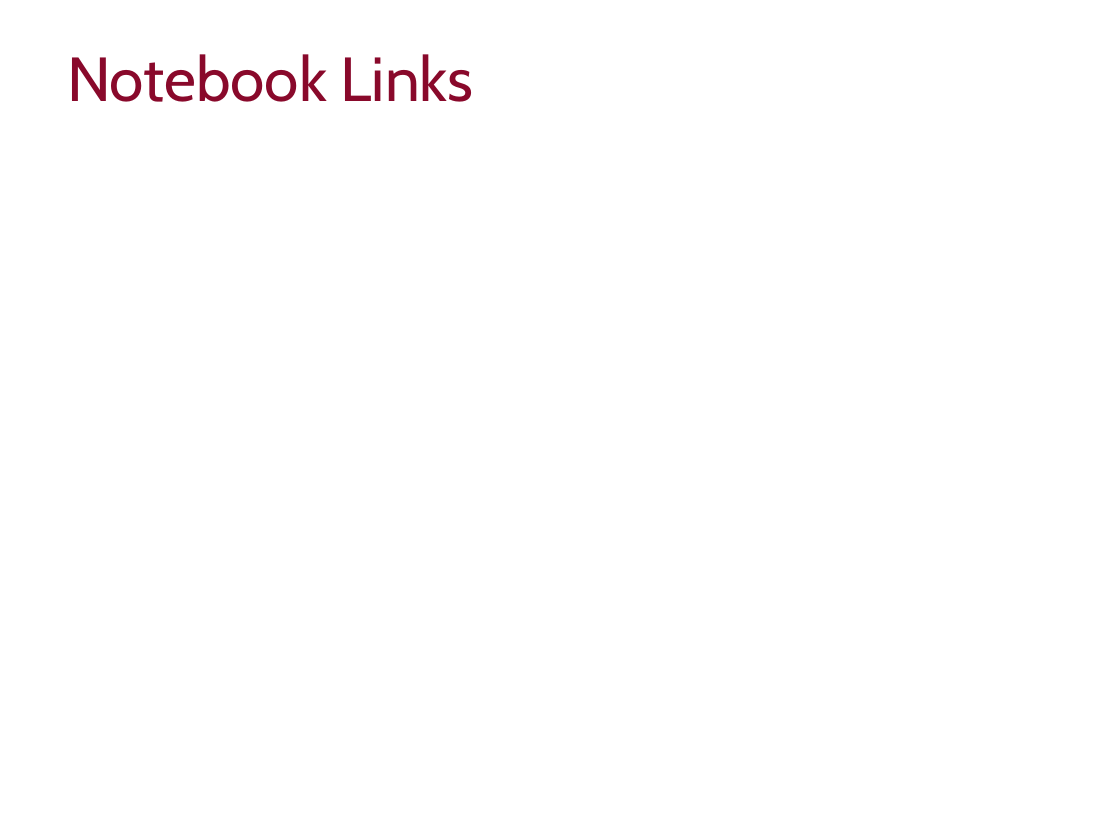
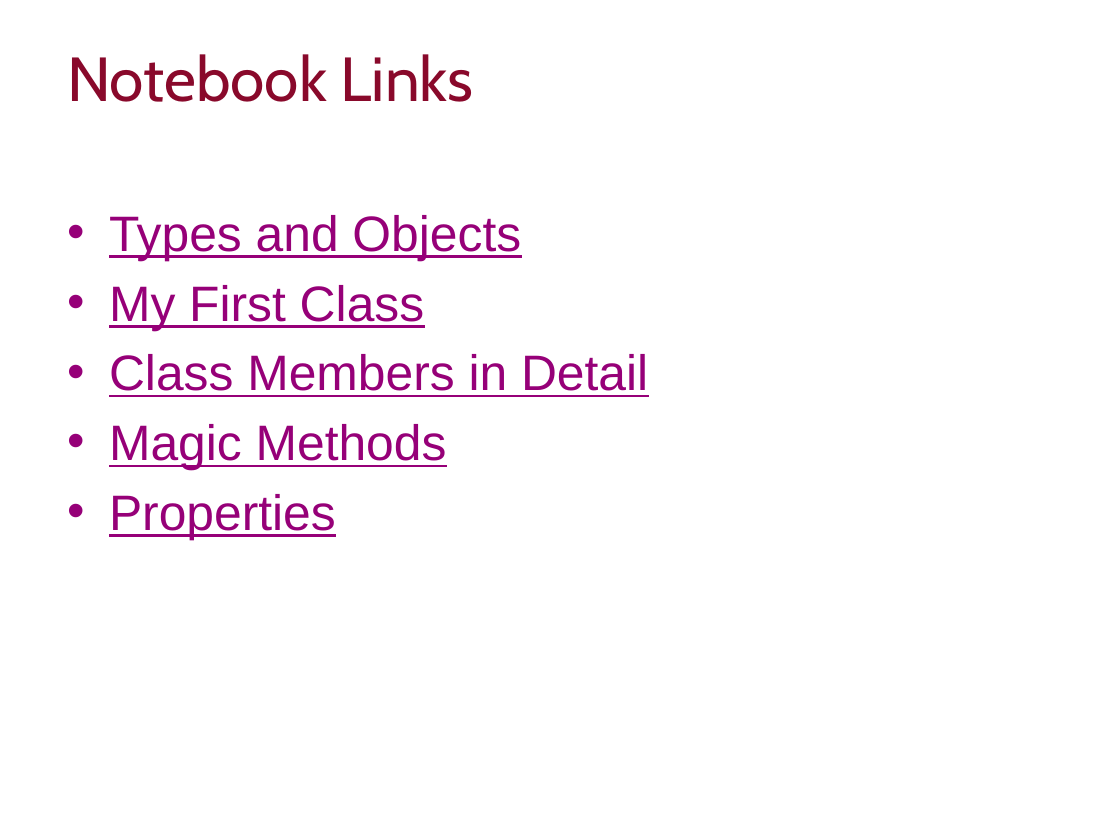
Before and after one commit to ImperialCollegeLondon/RCDS-object-oriented-python, a slide deck: slide 3 of Object-Oriented Python Slides.pptx. Drawn at 1120x840 pixels with LibreOffice and Linux fonts; fonts in the diff are those of the drawing; background and template pictures are left out. Boxes give left, top, right and bottom in pixels: in the first picture for what was removed or moved away, otherwise in the second. Text is boxed around its words. In the diff, an @@ line names an element or a change of style, - is before the commit and + after.

Commit message:
Colab links added to presentation

```diff
--- a/Object-Oriented Python Slides.pptx
+++ b/Object-Oriented Python Slides.pptx
@@ text added at (109,215,648,540), 32 pt, text #960078, underline @@
+• Types and Objects
+• My First Class
+• Class Members in Detail
+• Magic Methods
+• Properties
```
Also in this commit, not shown: 1 slide added.
